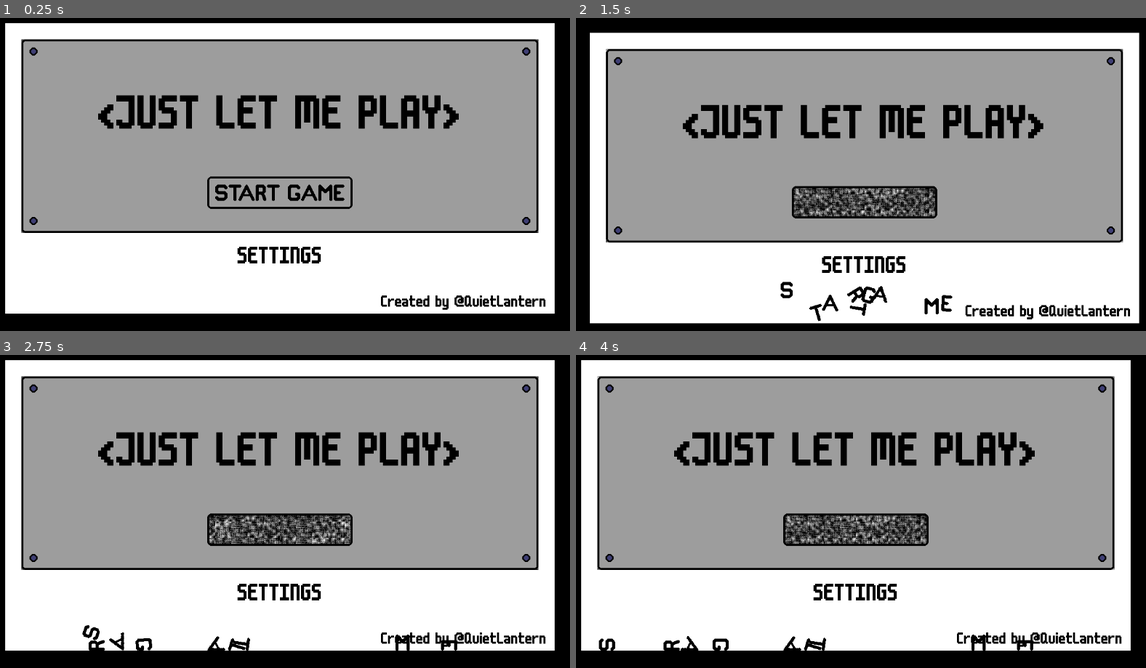
Above: before the commit, frames 1-4 (two rows, left to right).
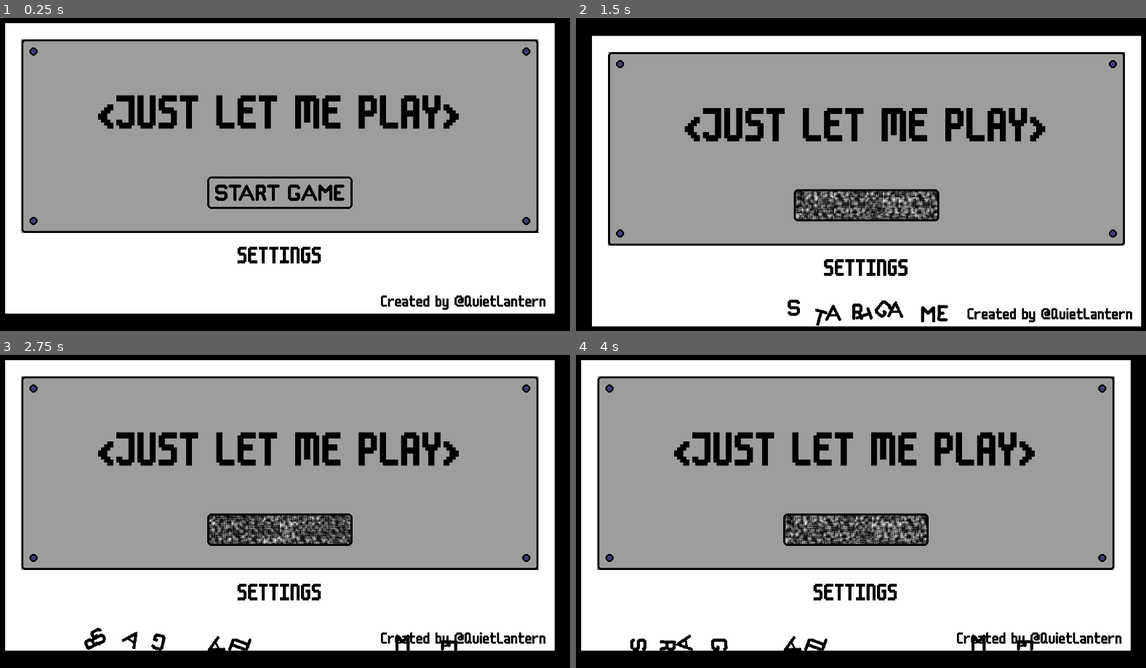
Above: after the commit, the same moments.

Repository: conor-wilson/secret-sapphire
Game: Godot game, scene res://scenes/main.tscn
Same seed, same stepped clock (60 frames per second), same inputs: the game is played once before the commit and once after it.
Inputs (mouse positions are in pixels of both pictures, inside the frame that each line leads up to):
- Up to frame 1 (0.25 s): no input
- Up to frame 2 (1.5 s): tap Enter at 0.5 s; move the mouse to (855, 193) at 0.52 s; click (855, 193) at 0.6 s; move the mouse to (610, 52) at 1.27 s; click (610, 52) at 1.35 s
- Up to frame 3 (2.75 s): move the mouse to (524, 389) at 2.02 s; click (524, 389) at 2.1 s
- Up to frame 4 (4 s): move the mouse to (610, 558) at 2.77 s; click (610, 558) at 2.85 s; move the mouse to (1100, 558) at 3.52 s; click (1100, 558) at 3.6 s

The runs differ from the first frame. In frame 1, less than 0.1% of the frame differs, in the area x 3-95%, y 6-69%; in frame 2, 15%, in the area x 2-100%, y 4-99%; in frame 3, 2.1%; in frame 4, 2.0%.

Commit message:
Refactored main menu Panel to be breakable

Diff:
--- a/let-me-play/project.godot
+++ b/let-me-play/project.godot
@@ -45,9 +45,8 @@
 [layer_names]
 
 2d_physics/layer_1="terrain"
-2d_physics/layer_2="objects"
-2d_physics/layer_3="characters"
-2d_physics/layer_4="particles"
+2d_physics/layer_2="breakable_elements"
+2d_physics/layer_3="letters"
 
 [rendering]
 
--- a/let-me-play/scenes/breakable_element.gd
+++ b/let-me-play/scenes/breakable_element.gd
@@ -3,9 +3,12 @@
 signal click
 signal smash
 
+var idle:bool
+
 # Called when the node enters the scene tree for the first time.
 func _ready() -> void:
 	gravity_scale = 0
+	idle = true
 	connect("body_entered", _on_body_entered)
 	connect("input_event", _on_input_event)
 
@@ -13,10 +16,13 @@
 	if event.is_pressed() && event.is_action("click") && gravity_scale == 0:
 		click.emit()
 
-func detatch():
+# TODO: Make the individual components in this function configurable
+func detatch(strength:float=1):
 	gravity_scale = 1
-	apply_impulse(Vector2(randf_range(-10,10),-200), Vector2(randf_range(-25,25),0))
+	idle = false
+	apply_impulse(Vector2(randf_range(-strength,strength),-20*strength), Vector2(randf_range(-2.5*strength,2.5*strength),0))
 
 func _on_body_entered(body: Node) -> void:
-	smash.emit()
-	queue_free()
+	if !idle:
+		smash.emit()
+		queue_free()
--- a/let-me-play/scenes/breakable_element.tscn
+++ b/let-me-play/scenes/breakable_element.tscn
@@ -3,8 +3,6 @@
 [ext_resource type="Script" path="res://scenes/breakable_element.gd" id="1_wcjcc"]
 
 [node name="BreakableElement" type="RigidBody2D"]
-collision_layer = 2
-collision_mask = 5
 input_pickable = true
 continuous_cd = 1
 contact_monitor = true
--- a/let-me-play/scenes/letter.tscn
+++ b/let-me-play/scenes/letter.tscn
@@ -14,6 +14,8 @@
 
 [node name="S" type="RigidBody2D" parent="."]
 visible = false
+collision_layer = 4
+collision_mask = 5
 
 [node name="Sprite2D" type="Sprite2D" parent="S"]
 texture = ExtResource("1_xwbin")
@@ -23,6 +25,8 @@
 
 [node name="T" type="RigidBody2D" parent="."]
 visible = false
+collision_layer = 4
+collision_mask = 5
 
 [node name="Sprite2D" type="Sprite2D" parent="T"]
 texture = ExtResource("2_8btql")
@@ -32,6 +36,8 @@
 
 [node name="A" type="RigidBody2D" parent="."]
 visible = false
+collision_layer = 4
+collision_mask = 5
 
 [node name="Sprite2D" type="Sprite2D" parent="A"]
 texture = ExtResource("3_8b30d")
@@ -41,6 +47,8 @@
 
 [node name="R" type="RigidBody2D" parent="."]
 visible = false
+collision_layer = 4
+collision_mask = 5
 
 [node name="Sprite2D" type="Sprite2D" parent="R"]
 texture = ExtResource("4_p13cm")
@@ -50,6 +58,8 @@
 
 [node name="G" type="RigidBody2D" parent="."]
 visible = false
+collision_layer = 4
+collision_mask = 5
 
 [node name="Sprite2D" type="Sprite2D" parent="G"]
 texture = ExtResource("5_idgub")
@@ -59,6 +69,8 @@
 
 [node name="M" type="RigidBody2D" parent="."]
 visible = false
+collision_layer = 4
+collision_mask = 5
 
 [node name="Sprite2D" type="Sprite2D" parent="M"]
 texture = ExtResource("6_k31ig")
@@ -67,6 +79,8 @@
 polygon = PackedVector2Array(-14, -13, -11, -16, -10, -16, 0, -6, 10, -16, 11, -16, 14, -13, 14, 14, 12, 16, 10, 16, 8, 14, 8, -2, 7, -5, 1, 1, -1, 1, -7, -5, -8, -2, -8, 14, -10, 16, -12, 16, -14, 14)
 
 [node name="E" type="RigidBody2D" parent="."]
+collision_layer = 4
+collision_mask = 5
 
 [node name="Sprite2D" type="Sprite2D" parent="E"]
 texture = ExtResource("7_ht6sd")
--- a/let-me-play/scenes/main_menu.gd
+++ b/let-me-play/scenes/main_menu.gd
@@ -3,6 +3,9 @@
 signal settings_pressed
 signal shake_screen(strength:float, fade:float)
 signal start_button_exploded
+
+func _process(delta: float) -> void:
+	_check_for_screws()
 
 func _on_start_button_smash() -> void:
 	for letter in $Letters.get_children():
@@ -10,11 +13,13 @@
 	start_button_exploded.emit()
 
 func _on_start_button_click() -> void:
-	$InteractiveElements/StartButton.detatch()
+	$InteractiveElements/StartButton.detatch(10)
 	shake_screen.emit(10, 5.0)
 
 func _on_settings_button_pressed() -> void:
 	settings_pressed.emit()
+
+var panel_screw_count:int = 4
 
 func _on_screw_1_click() -> void:
 	_detatch_screw($InteractiveElements/Screw1)
@@ -31,4 +36,16 @@
 func _detatch_screw(screw:Node):
 	if CursorManager.current_cursor_is(CursorManager.WRENCH):
 		# TODO: Add some security checks in here
-		screw.detatch()
+		# TODO: Consider adding an animation for unscrewing the screws
+		screw.detatch(10)
+		panel_screw_count -= 1
+
+func _check_for_screws():
+	if $InteractiveElements/Panel == null:
+		return
+	elif !$InteractiveElements/Panel.idle:
+		return
+
+	if panel_screw_count == 0:
+		#await get_tree().create_timer(0.5).timeout
+		$InteractiveElements/Panel.detatch()
--- a/let-me-play/scenes/main_menu.tscn
+++ b/let-me-play/scenes/main_menu.tscn
@@ -10,6 +10,15 @@
 [ext_resource type="Texture2D" uid="uid://da1aop1iloq0v" path="res://assets/art/StartButton.png" id="7_cyu86"]
 [ext_resource type="Texture2D" uid="uid://op2bmdwt6xln" path="res://assets/art/Screw.png" id="8_yx54q"]
 
+[sub_resource type="RectangleShape2D" id="RectangleShape2D_p2u67"]
+size = Vector2(1024, 384)
+
+[sub_resource type="RectangleShape2D" id="RectangleShape2D_nwsea"]
+size = Vector2(60, 284)
+
+[sub_resource type="CircleShape2D" id="CircleShape2D_jk44i"]
+radius = 8.0
+
 [sub_resource type="LabelSettings" id="LabelSettings_rnshd"]
 font = ExtResource("5_2a3fy")
 font_size = 96
@@ -17,12 +26,6 @@
 
 [sub_resource type="StyleBoxEmpty" id="StyleBoxEmpty_ppfed"]
 
-[sub_resource type="RectangleShape2D" id="RectangleShape2D_nwsea"]
-size = Vector2(60, 284)
-
-[sub_resource type="CircleShape2D" id="CircleShape2D_jk44i"]
-radius = 8.0
-
 [node name="MainMenu" type="Node2D"]
 script = ExtResource("1_hib26")
 
@@ -34,9 +37,75 @@
 tile_map_data = PackedByteArray("AAAAAAAAAAAAAAAAAAAjAAAAAAAAAAAAAAAiAAAAAAAAAAAAAAAhAAAAAAAAAAAAAAAgAAAAAAAAAAAAAAAfAA …(4112 unchanged characters)…
 tile_set = ExtResource("1_jssq0")
 
-[node name="Panel" type="Sprite2D" parent="."]
+[node name="InteractiveElements" type="Node2D" parent="."]
+
+[node name="Panel" parent="InteractiveElements" instance=ExtResource("1_7wdxp")]
+collision_layer = 2
+
+[node name="Sprite2D" type="Sprite2D" parent="InteractiveElements/Panel"]
 position = Vector2(576, 256)
 texture = ExtResource("3_janoq")
+
+[node name="CollisionShape2D" type="CollisionShape2D" parent="InteractiveElements/Panel"]
+position = Vector2(576, 256)
+shape = SubResource("RectangleShape2D_p2u67")
+
+[node name="StartButton" parent="InteractiveElements" instance=ExtResource("1_7wdxp")]
+position = Vector2(576, 368)
+collision_layer = 2
+metadata/_edit_group_ = true
+
+[node name="Sprite2D" type="Sprite2D" parent="InteractiveElements/StartButton"]
+texture = ExtResource("7_cyu86")
+
+[node name="CollisionShape2D" type="CollisionShape2D" parent="InteractiveElements/StartButton"]
+position = Vector2(-7.62939e-06, 1.43051e-05)
+rotation = 1.57079
+shape = SubResource("RectangleShape2D_nwsea")
+
+[node name="Screw1" parent="InteractiveElements" instance=ExtResource("1_7wdxp")]
+position = Vector2(88, 88)
+collision_layer = 2
+metadata/_edit_group_ = true
+
+[node name="Sprite2D" type="Sprite2D" parent="InteractiveElements/Screw1"]
+texture = ExtResource("8_yx54q")
+
+[node name="CollisionShape2D" type="CollisionShape2D" parent="InteractiveElements/Screw1"]
+shape = SubResource("CircleShape2D_jk44i")
+
+[node name="Screw2" parent="InteractiveElements" instance=ExtResource("1_7wdxp")]
+position = Vector2(1064, 88)
+collision_layer = 2
+metadata/_edit_group_ = true
+
+[node name="Sprite2D" type="Sprite2D" parent="InteractiveElements/Screw2"]
+texture = ExtResource("8_yx54q")
+
+[node name="CollisionShape2D" type="CollisionShape2D" parent="InteractiveElements/Screw2"]
+shape = SubResource("CircleShape2D_jk44i")
+
+[node name="Screw3" parent="InteractiveElements" instance=ExtResource("1_7wdxp")]
+position = Vector2(88, 424)
+collision_layer = 2
+metadata/_edit_group_ = true
+
+[node name="Sprite2D" type="Sprite2D" parent="InteractiveElements/Screw3"]
+texture = ExtResource("8_yx54q")
+
+[node name="CollisionShape2D" type="CollisionShape2D" parent="InteractiveElements/Screw3"]
+shape = SubResource("CircleShape2D_jk44i")
+
+[node name="Screw4" parent="InteractiveElements" instance=ExtResource("1_7wdxp")]
+position = Vector2(1064, 424)
+collision_layer = 2
+metadata/_edit_group_ = true
+
+[node name="Sprite2D" type="Sprite2D" parent="InteractiveElements/Screw4"]
+texture = ExtResource("8_yx54q")
+
+[node name="CollisionShape2D" type="CollisionShape2D" parent="InteractiveElements/Screw4"]
+shape = SubResource("CircleShape2D_jk44i")
 
 [node name="MarginContainer" type="MarginContainer" parent="."]
 offset_right = 1152.0
@@ -134,64 +203,10 @@
 horizontal_alignment = 2
 vertical_alignment = 2
 
-[node name="InteractiveElements" type="Node2D" parent="."]
-
-[node name="StartButton" parent="InteractiveElements" instance=ExtResource("1_7wdxp")]
-position = Vector2(576, 368)
-metadata/_edit_group_ = true
-
-[node name="Sprite2D" type="Sprite2D" parent="InteractiveElements/StartButton"]
-texture = ExtResource("7_cyu86")
-
-[node name="CollisionShape2D" type="CollisionShape2D" parent="InteractiveElements/StartButton"]
-position = Vector2(-7.62939e-06, 1.43051e-05)
-rotation = 1.57079
-shape = SubResource("RectangleShape2D_nwsea")
-
-[node name="Screw1" parent="InteractiveElements" instance=ExtResource("1_7wdxp")]
-position = Vector2(88, 88)
-metadata/_edit_group_ = true
-
-[node name="Sprite2D" type="Sprite2D" parent="InteractiveElements/Screw1"]
-texture = ExtResource("8_yx54q")
-
-[node name="CollisionShape2D" type="CollisionShape2D" parent="InteractiveElements/Screw1"]
-shape = SubResource("CircleShape2D_jk44i")
-
-[node name="Screw2" parent="InteractiveElements" instance=ExtResource("1_7wdxp")]
-position = Vector2(1064, 88)
-metadata/_edit_group_ = true
-
-[node name="Sprite2D" type="Sprite2D" parent="InteractiveElements/Screw2"]
-texture = ExtResource("8_yx54q")
-
-[node name="CollisionShape2D" type="CollisionShape2D" parent="InteractiveElements/Screw2"]
-shape = SubResource("CircleShape2D_jk44i")
-
-[node name="Screw3" parent="InteractiveElements" instance=ExtResource("1_7wdxp")]
-position = Vector2(88, 424)
-metadata/_edit_group_ = true
-
-[node name="Sprite2D" type="Sprite2D" parent="InteractiveElements/Screw3"]
-texture = ExtResource("8_yx54q")
-
-[node name="CollisionShape2D" type="CollisionShape2D" parent="InteractiveElements/Screw3"]
-shape = SubResource("CircleShape2D_jk44i")
-
-[node name="Screw4" parent="InteractiveElements" instance=ExtResource("1_7wdxp")]
-position = Vector2(1064, 424)
-metadata/_edit_group_ = true
-
-[node name="Sprite2D" type="Sprite2D" parent="InteractiveElements/Screw4"]
-texture = ExtResource("8_yx54q")
-
-[node name="CollisionShape2D" type="CollisionShape2D" parent="InteractiveElements/Screw4"]
-shape = SubResource("CircleShape2D_jk44i")
-
-[connection signal="pressed" from="MarginContainer/VBoxContainer/MarginContainer/CenterContainer/SettingsButton" to="." method="_on_settings_button_pressed"]
 [connection signal="click" from="InteractiveElements/StartButton" to="." method="_on_start_button_click"]
 [connection signal="smash" from="InteractiveElements/StartButton" to="." method="_on_start_button_smash"]
 [connection signal="click" from="InteractiveElements/Screw1" to="." method="_on_screw_1_click"]
 [connection signal="click" from="InteractiveElements/Screw2" to="." method="_on_screw_2_click"]
 [connection signal="click" from="InteractiveElements/Screw3" to="." method="_on_screw_3_click"]
 [connection signal="click" from="InteractiveElements/Screw4" to="." method="_on_screw_4_click"]
+[connection signal="pressed" from="MarginContainer/VBoxContainer/MarginContainer/CenterContainer/SettingsButton" to="." method="_on_settings_button_pressed"]
--- a/let-me-play/scenes/settings_menu.gd
+++ b/let-me-play/scenes/settings_menu.gd
@@ -53,7 +53,7 @@
 		print("WRENCH CLICKED")
 		CursorManager.set_mouse_cursor(CursorManager.WRENCH)
 		$InteractiveElements/SettingsIcon/Sprite2D.frame = 3
-		$InteractiveElements/Screwdriver.detatch()
+		$InteractiveElements/Screwdriver.detatch(10)
 		shake_screen.emit(5, 10)
 
 func _on_screwdriver_smash() -> void:
Not shown: 1 places in let-me-play/scenes/main_menu.tscn that only renumber resources
